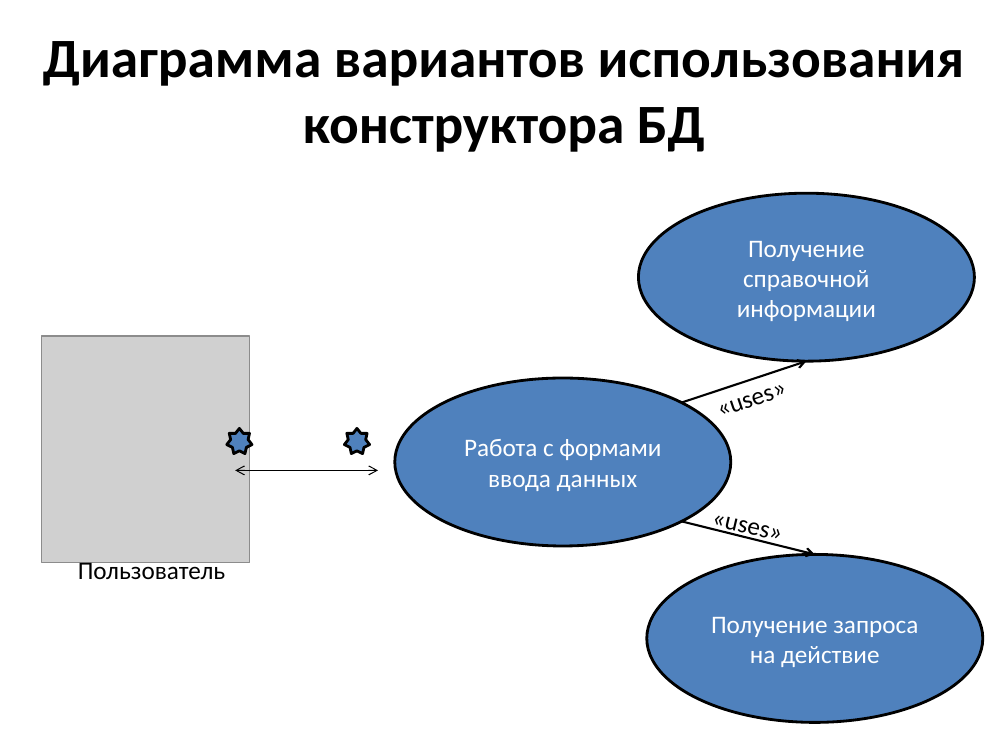
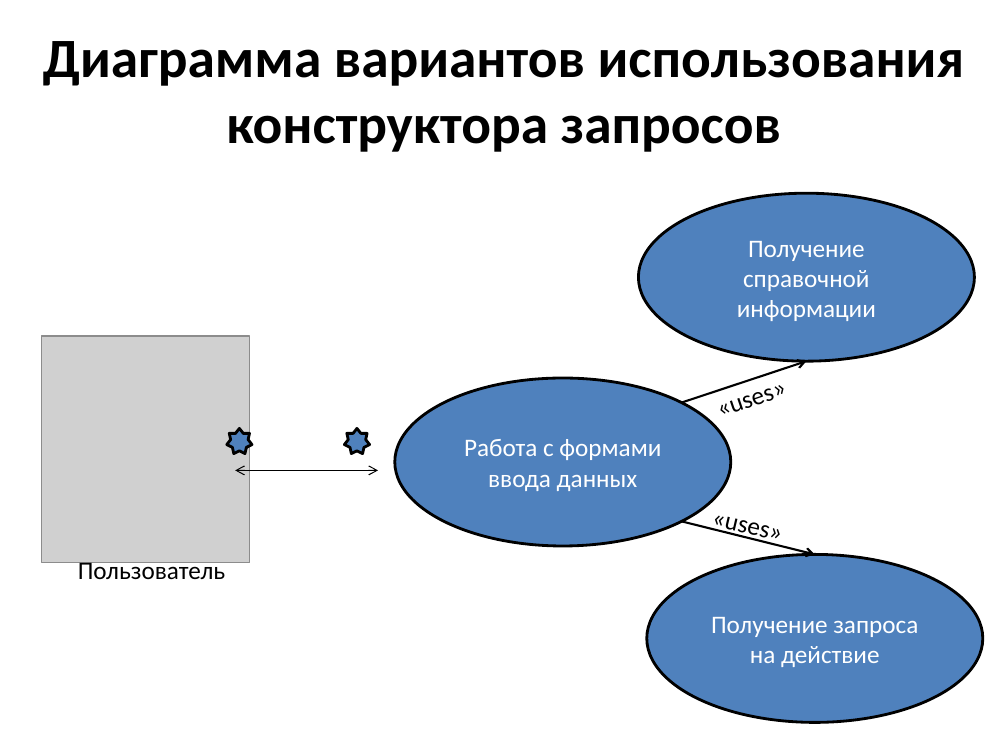
Before and after one commit to Joker1796/konstructorMySQL, a slide deck: slide 8 of documents/Схемы.pptx. Drawn at 1008x756 pixels with LibreOffice and Linux fonts; fonts in the diff are those of the drawing; grey boxes stand for pictures. Boxes give left, top, right and bottom in pixels: in the first picture for what was removed or moved away, otherwise in the second. Text is boxed around its words. In the diff, an @@ line names an element or a change of style, - is before the commit and + after.

Commit message:
защищено

```diff
--- a/documents/Схемы.pptx
+++ b/documents/Схемы.pptx
@@ title at [43,41,965,152]: text changed @@
-Диаграмма вариантов использования
-конструктора БД
+Диаграмма вариантов использования
+конструктора запросов
```
